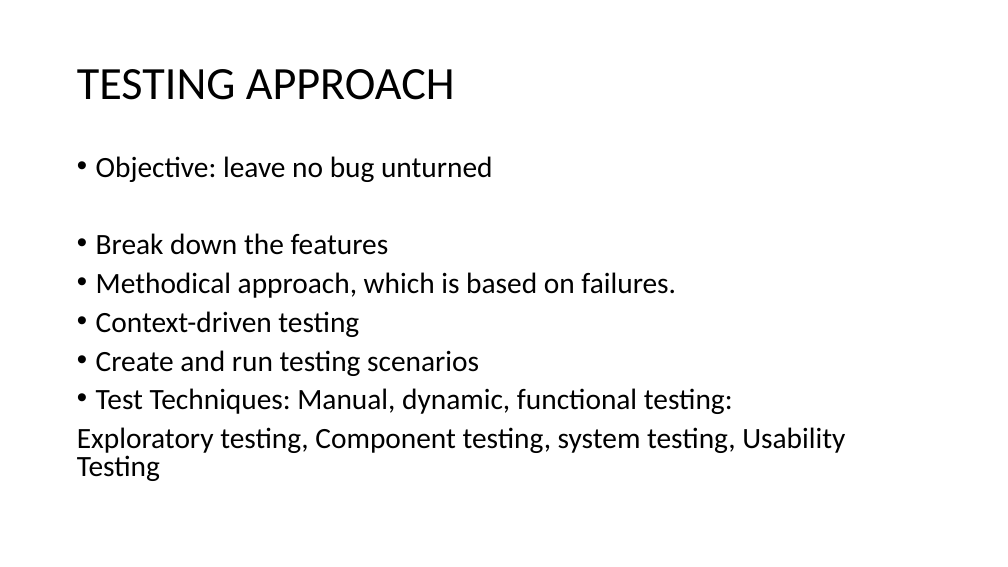
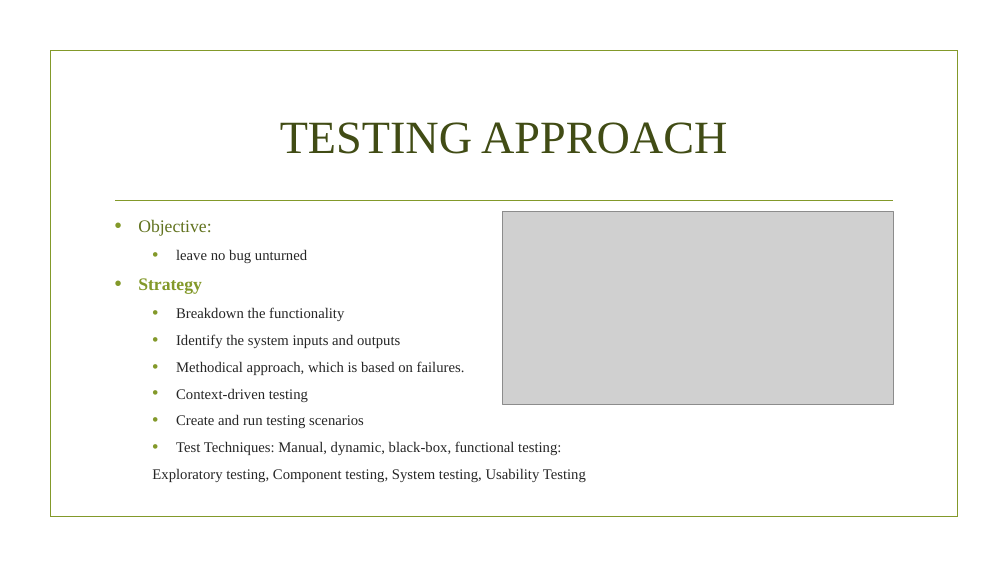
Before and after one commit to corinaradu/siit-testing, a slide deck: slide 3 of final-project/virtual-cards/virtual-cards.pptx. Drawn at 1008x567 pixels with LibreOffice and Linux fonts; fonts in the diff are those of the drawing; grey boxes stand for pictures; background and template pictures are left out. Boxes give left, top, right and bottom in pixels: in the first picture for what was removed or moved away, otherwise in the second. Text is boxed around its words. In the diff, an @@ line names an element or a change of style, - is before the commit and + after.

```diff
--- a/final-project/virtual-cards/virtual-cards.pptx
+++ b/final-project/virtual-cards/virtual-cards.pptx
@@ rectangle added at box(50, 51, 957, 517), outline #83992A 1.25 pt @@
@@ title "TESTING APPROACH": place and size @@
-title "TESTING APPROACH" at box(77, 69, 455, 100)
+title "TESTING APPROACH" at box(280, 122, 727, 154)
@@ title "TESTING APPROACH" at box(280, 122, 727, 154): font Calibri to Times New Roman, text colour #000000 to #414D15; alignment left to centre; line spacing 0.9 to 1 @@
@@ line added from (116, 200) to (893, 200), #83992A 1.25 pt @@
@@ text "Objective:": place and size @@
-text "Objective:" at box(77, 156, 845, 481)
+text "Objective:" at box(138, 219, 586, 482)
@@ text at box(138, 219, 400, 348): text changed; size 28 to 14 pt; font Calibri to Times New Roman; text colour #000000 to #262626 @@
-• Objective: leave no bug unturned
-• Break down the features
+• Objective:
+  • leave no bug unturned
+• Strategy
+  • Breakdown the functionality
+  • Identify the system inputs and outputs
@@ picture added at box(503, 212, 893, 405) @@
@@ text at box(176, 361, 465, 428): size 28 to 14 pt, font Calibri to Times New Roman, text colour #000000 to #262626 in "Methodical approach, which is based on failures.", "Context-driven testing", "Create and run testing scenarios"; list level 1 to 2 in "Methodical approach, which is based ..."; line spacing 0.8 to 1; list level 1 to 2 in "Context-driven testing"; list level 1 to 2 in "Create and run testing scenarios" @@
@@ text at box(152, 441, 586, 482): text changed; size 28 to 14 pt; font Calibri to Times New Roman; text colour #000000 to #262626 @@
-• Test Techniques: Manual, dynamic, functional testing:
-Exploratory testing, Component testing, system testing, Usability Testing
+  • Test Techniques: Manual, dynamic, black-box, functional testing:
+  Exploratory testing, Component testing, System testing, Usability Testing
```
Also in this commit, not shown: 2 other slides changed, 1 slide added, 18 other files.
